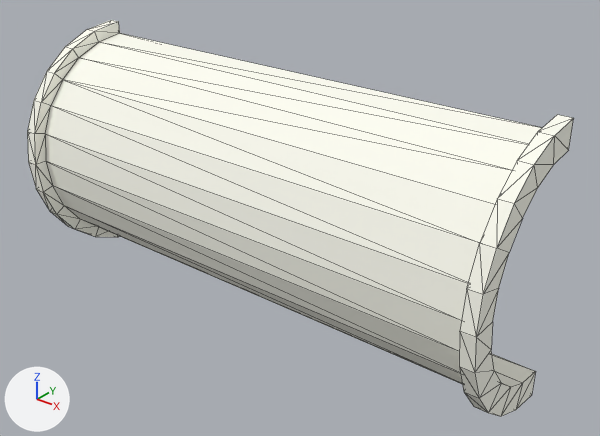
Renders of the OBJ model pyweek26/models/game/section_189.obj from each side of a commit.
Camera for both pictures: a camera (50 mm lens) standing at (57.7, -46.0, 25.9) and looking at (23.4, -3.2, -0.7). Lighting does not change. The marker at lower left points along +X, +Y and +Z. Mesh edges are drawn as thin lines. Where no turn or scale is listed for an object, it has been applied to the vertices. Vertices at the same position are counted once.

The first picture shows 'section_189'.
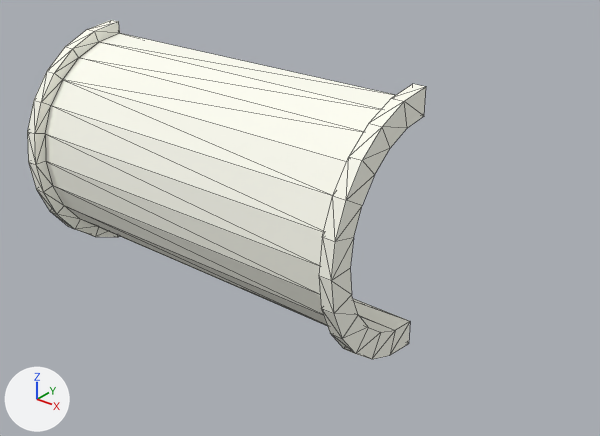
The newer file is also turned or shifted as a whole; pictures and numbers use the older file's frame.

Location of each change, [x1, y1, x2, y2] in pixels of the pictures (600 x 436 px; the box of a moved part takes in the faces that stretch with it):
'section_189', reshaped (27% narrower, 15% shorter)
    before: [27, 20, 574, 417]
    after: [27, 20, 426, 359]
part 1 of me_section_189, moved or reshaped
    before: [29, 37, 574, 417]
    after: [29, 37, 426, 359]

Diff of the bpy script that builds the scene:
```diff
--- a/pyweek26/models/game/section_189.obj.py
+++ b/pyweek26/models/game/section_189.obj.py
@@ me_section_189 @@
 # used by ob_section_189; location = (0.0, 0.0, 0.0)
-me_section_189.from_pydata(...)  # 104 vertices, 204 faces; spans x 0.0..41.2, y -10.0..0.0, z -10.0..10.0
+me_section_189.from_pydata(...)  # 104 vertices, 204 faces; spans x 0.0..31.3, y -10.0..0.0, z -10.0..10.0
+# me_section_189 part 1
+# 3 vertices are removed from x 41.2, y -8.7..-5.7, z 4.0..5.7
+# 24 faces are deleted
+# 47 vertices in x 40.2..41.2, y -10.0..0.0, z -10.0..10.0 move by (-9.9, 0.0, 0.0)
+# 2 vertices move from x 41.2, y -8.0..-7.7, z 0.0..2.1 to x 31.3, y -7.7..-6.9, z 2.1..4.0
+# 3 vertices are added at (31.3, -8.0, 0.0), (31.3, -5.7, 5.7), (31.3, -8.7, 5.0)
+# 24 new faces join them
 me_section_189.materials.append(mat_material_pipe)
```
